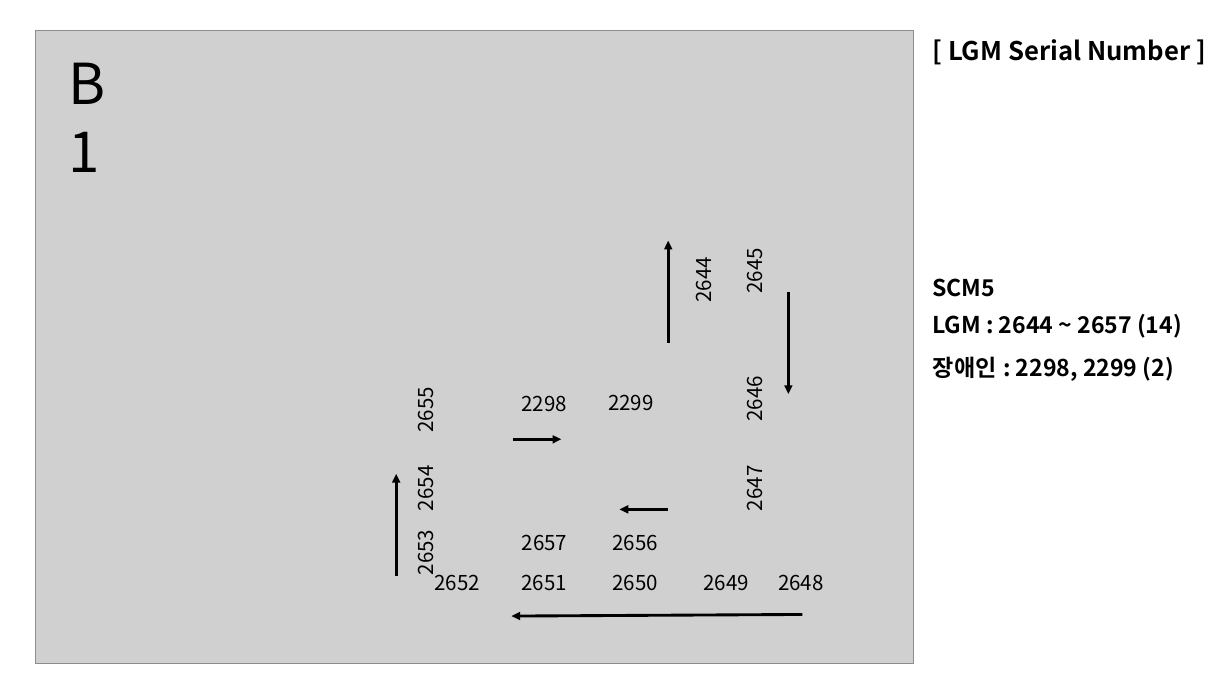
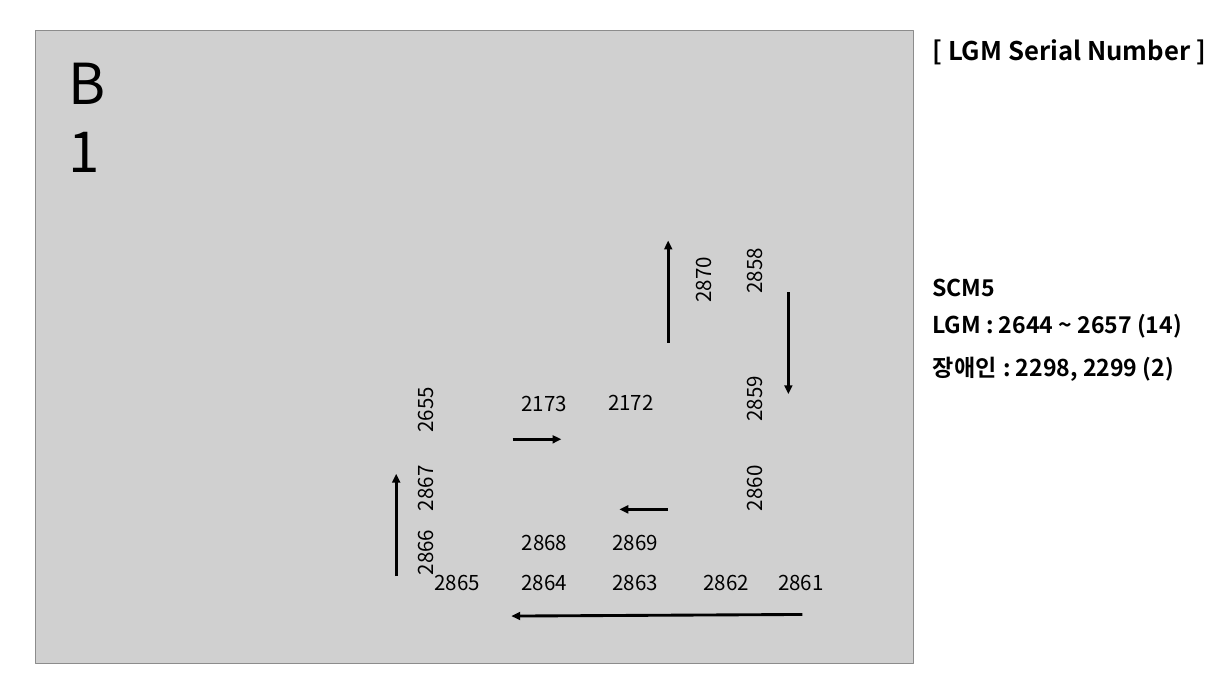
Before and after one commit to IGShare/02_PGS, a slide deck: slide 10 of 06_납품현황/2018/01_광교에이스/02_SerialNumber/20180209_광교에이스2차.pptx. Drawn at 1232x693 pixels with LibreOffice and Linux fonts; fonts in the diff are those of the drawing; grey boxes stand for pictures. Boxes give left, top, right and bottom in pixels: in the first picture for what was removed or moved away, otherwise in the second. Text is boxed around its words. In the diff, an @@ line names an element or a change of style, - is before the commit and + after.

```diff
--- a/06_납품현황/2018/01_광교에이스/02_SerialNumber/20180209_광교에이스2차.pptx
+++ b/06_납품현황/2018/01_광교에이스/02_SerialNumber/20180209_광교에이스2차.pptx
@@ text at <box>688,261,718,301</box>: text changed @@
-2644
+2870
@@ text at <box>739,252,769,292</box>: text changed @@
-2645
+2858
@@ text at <box>739,380,769,420</box>: text changed @@
-2646
+2859
@@ text at <box>522,395,567,412</box>: text changed @@
-2298
+2173
@@ text at <box>608,394,653,410</box>: text changed @@
-2299
+2172
@@ text at <box>409,470,439,510</box>: text changed @@
-2654
+2867
@@ text at <box>739,470,769,510</box>: text changed @@
-2647
+2860
@@ text at <box>409,534,439,574</box>: text changed @@
-2653
+2866
@@ text at <box>522,534,567,551</box>: text changed @@
-2657
+2868
@@ text at <box>613,534,658,551</box>: text changed @@
-2656
+2869
@@ text at <box>434,574,479,591</box>: text changed @@
-2652
+2865
@@ text at <box>522,574,567,591</box>: text changed @@
-2651
+2864
@@ text at <box>613,574,658,591</box>: text changed @@
-2650
+2863
@@ text at <box>704,574,749,591</box>: text changed @@
-2649
+2862
@@ text at <box>778,574,823,591</box>: text changed @@
-2648
+2861
```
Also in this commit, not shown: 1 other slide changed, 55 other files.
